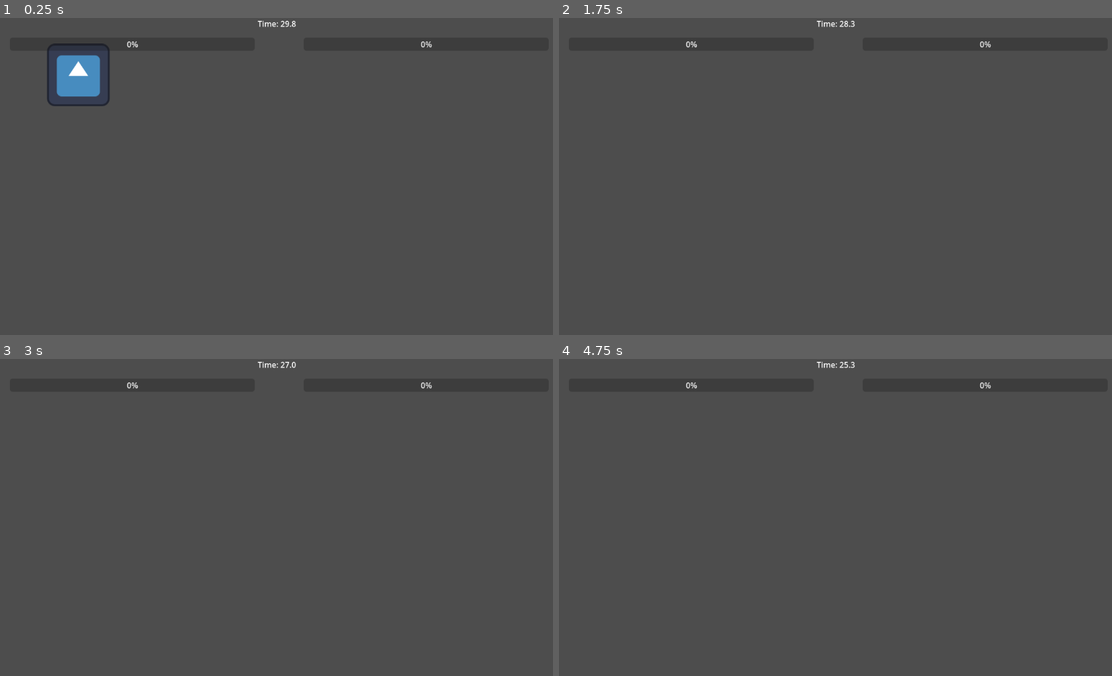
Above: before the commit, frames 1-4 (two rows, left to right).
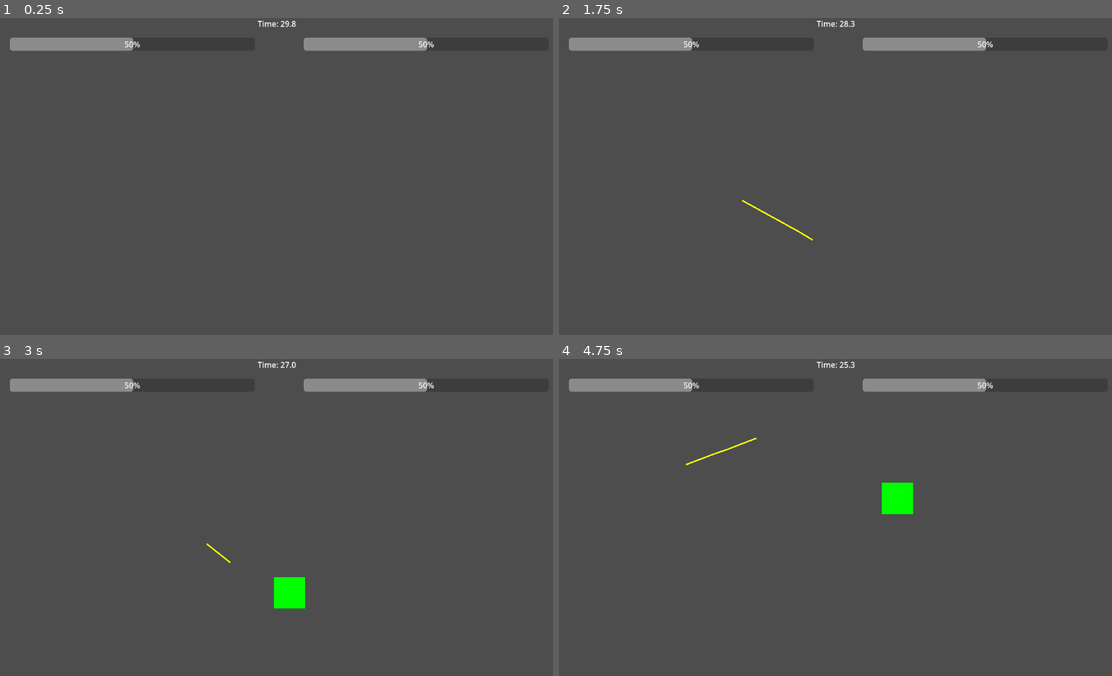
Above: after the commit, the same moments.

Repository: y1141335509/demo-01
Game: Godot game, scene res://main.tscn
Same seed, same stepped clock (60 frames per second), same inputs: the game is played once before the commit and once after it. The engine's default icon, where the game draws it, is replaced by a stand-in: a white triangle on a blue panel in a dark square.
Inputs (mouse positions are in pixels of both pictures, inside the frame that each line leads up to):
- Up to frame 1 (0.25 s): no input
- Up to frame 2 (1.75 s): move the mouse to (962, 160) at 0.52 s; click (962, 160) at 0.67 s; drag from (730, 192) to (813, 239) at 1.27 s
- Up to frame 3 (3 s): tap Enter at 2 s; move the mouse to (337, 447) at 2.02 s; click (337, 447) at 2.17 s; drag from (254, 580) to (110, 469) at 2.77 s
- Up to frame 4 (4.75 s): move the mouse to (1012, 565) at 3.52 s; click (1012, 565) at 3.67 s; drag from (669, 469) to (758, 438) at 4.27 s

The runs differ from the first frame. In frame 1, 3.1% of the frame differs, in the area x 1-79%, y 6-28%; in frame 2, 2.0%; in frame 3, 2.5%; in frame 4, 2.6%.

Commit message:
generated watermelons

Diff:
--- a/GameManager.gd
+++ b/GameManager.gd
@@ -4,36 +4,188 @@
 var sugar := 50
 var time_left := 30.0
 
-# @onready表示 delay the initialization of a variable until the node containing it is added to the scene tree.
-@onready var hunger_bar: ProgressBar = $"../UI/HungerBar"
-@onready var glucose_bar: ProgressBar = $"../UI/GlucoseBar"
-@onready var timer_label: Label = $"../UI/TimerLabel"
+# UI节点引用
+var hunger_bar: ProgressBar
+var glucose_bar: ProgressBar
+var timer_label: Label
+var watermelon_spawner: Node2D
 
-# Called when the node enters the scene tree for the first time.
 func _ready():
-	pass
+	print("GameManager starting...")
 
-# Called every frame. 'delta' is the elapsed time since the previous frame.
+	# 等一帧确保所有节点都已就绪
+	await get_tree().process_frame
+
+	# 设置节点引用
+	setup_nodes()
+
+	# 强制设置进度条范围
+	setup_progress_bars()
+
+	# 初始化UI
+	update_ui()
+
+	# 启动游戏
+	start_game()
+
+	# 测试进度条更新（5秒后测试）
+	await get_tree().create_timer(5.0).timeout
+	test_progress_bars()
+
+func test_progress_bars():
+	print("=== 测试进度条更新 ===")
+	hunger = 75
+	sugar = 25
+	update_ui()
+	print("测试完成：设置 hunger=75, sugar=25")
+
+func setup_progress_bars():
+	if hunger_bar and hunger_bar is ProgressBar:
+		hunger_bar.min_value = 0
+		hunger_bar.max_value = 100
+		hunger_bar.value = hunger
+		print("HungerBar setup: min=", hunger_bar.min_value, " max=", hunger_bar.max_value, " value=", hunger_bar.value)
+
+	if glucose_bar and glucose_bar is ProgressBar:
+		glucose_bar.min_value = 0
+		glucose_bar.max_value = 100
+		glucose_bar.value = sugar
+		print("GlucoseBar setup: min=", glucose_bar.min_value, " max=", glucose_bar.max_value, " value=", glucose_bar.value)
+
+func setup_nodes():
+	print("=== 开始查找节点 ===")
+	print("GameManager path: ", get_path())
+	print("所有根节点:")
+	var root = get_tree().root
+	for child in root.get_children():
+		print("  根节点: ", child.name, " (", child.get_class(), ")")
+		if child.name.to_lower().contains("main"):
+			print("    Main节点的子节点:")
+			for grandchild in child.get_children():
+				print("      - ", grandchild.name, " (", grandchild.get_class(), ")")
+				if grandchild.name.to_lower().contains("ui"):
+					print("        UI节点的子节点:")
+					for ui_child in grandchild.get_children():
+						print("          - ", ui_child.name, " (", ui_child.get_class(), ")")
+
+	# 尝试暴力搜索所有ProgressBar和Label
+	print("=== 暴力搜索UI节点 ===")
+	var all_progress_bars = []
+	var all_labels = []
+
+	find_nodes_recursive(get_tree().root, all_progress_bars, all_labels)
+
+	print("找到的ProgressBar数量: ", all_progress_bars.size())
+	for i in range(all_progress_bars.size()):
+		var bar = all_progress_bars[i]
+		print("  ProgressBar ", i, ": ", bar.get_path(), " value=", bar.value)
+		if i == 0:
+			hunger_bar = bar
+			print("    -> 分配为 HungerBar")
+		elif i == 1:
+			glucose_bar = bar
+			print("    -> 分配为 GlucoseBar")
+
+	print("找到的Label数量: ", all_labels.size())
+	for i in range(all_labels.size()):
+		var label = all_labels[i]
+		print("  Label ", i, ": ", label.get_path(), " text='", label.text, "'")
+		if i == 0:
+			timer_label = label
+			print("    -> 分配为 TimerLabel")
+
+	# 获取西瓜生成器
+	watermelon_spawner = get_node_or_null("../WatermelonSpawner")
+	if watermelon_spawner:
+		print("WatermelonSpawner found")
+	else:
+		print("Warning: WatermelonSpawner not found")
+
+func find_nodes_recursive(node: Node, progress_bars: Array, labels: Array):
+	if node is ProgressBar:
+		progress_bars.append(node)
+	elif node is Label:
+		labels.append(node)
+
+	for child in node.get_children():
+		find_nodes_recursive(child, progress_bars, labels)
+
+func start_game():
+	print("Starting game...")
+
+	# 启动西瓜生成器
+	if watermelon_spawner and watermelon_spawner.has_method("start_spawning"):
+		watermelon_spawner.start_spawning()
+		print("Watermelon spawner started")
+
 func _process(delta):
+	# 更新时间
 	time_left -= delta
-	timer_label.text = "Time: %.1f" % time_left
+
+	# 更新UI
+	if timer_label:
+		timer_label.text = "Time: %.1f" % time_left
+
+	# 检查游戏结束条件
 	if time_left <= 0:
 		game_over(true)
-	if hunger <= 0 or sugar >= 100:
+	elif hunger <= 0 or sugar >= 100:
 		game_over(false)
 
 func update_stats(h: int, s: int):
+	var old_hunger = hunger
+	var old_sugar = sugar
+
 	hunger += h
 	sugar += s
 	hunger = clamp(hunger, 0, 100)
 	sugar = clamp(sugar, 0, 100)
-	hunger_bar.value = hunger
-	glucose_bar.value = sugar
 
-func game_over(success):
-	# get_tree() 返回 SceneTree 这样一个 singleton instance，这样的 instance 只会在游戏的 runtime中出现一次
+	print("=== 数值更新 ===")
+	print("Hunger: ", old_hunger, " -> ", hunger, " (change: +", h, ")")
+	print("Sugar: ", old_sugar, " -> ", sugar, " (change: +", s, ")")
+	update_ui()
+
+func update_ui():
+	print("=== 更新UI ===")
+	print("Current values: Hunger=", hunger, " Sugar=", sugar)
+
+	if hunger_bar and is_instance_valid(hunger_bar):
+		var old_value = hunger_bar.value
+		hunger_bar.value = hunger
+		print("HungerBar: ", old_value, " -> ", hunger_bar.value, " (expected: ", hunger, ")")
+
+		# 强制刷新
+		hunger_bar.queue_redraw()
+	else:
+		print("HungerBar not available or invalid")
+
+	if glucose_bar and is_instance_valid(glucose_bar):
+		var old_value = glucose_bar.value
+		glucose_bar.value = sugar
+		print("GlucoseBar: ", old_value, " -> ", glucose_bar.value, " (expected: ", sugar, ")")
+
+		# 强制刷新
+		glucose_bar.queue_redraw()
+	else:
+		print("GlucoseBar not available or invalid")
+
+func game_over(success: bool):
+	print("Game Over!")
+
+	# 停止生成西瓜
+	if watermelon_spawner and watermelon_spawner.has_method("stop_spawning"):
+		watermelon_spawner.stop_spawning()
+
+	# 暂停游戏
 	get_tree().paused = true
+
 	if success:
-		print("通关啦！")
+		print("恭喜通关！")
 	else:
-		print("完蛋：代谢失衡")
+		if hunger <= 0:
+			print("游戏结束：饿死了")
+		elif sugar >= 100:
+			print("游戏结束：糖尿病了")
+		else:
+			print("游戏结束：时间到了")
--- a/PlayerSwipe.gd
+++ b/PlayerSwipe.gd
@@ -1,34 +1,104 @@
 extends Node2D
 
+var swipe_path = []
+var swipe_timer := 0.0
+var SWIPE_TIMEOUT := 0.5
+var is_swiping := false
 
-var swipe_path = []
-var swipe_timer := 0.0		# sets variable initial value and type
-var SWIPE_TIMEOUT := 0.2
+# 拖痕绘制相关
+var trail_points = []
+var trail_lifetime := 0.3
+
+func _ready():
+	print("PlayerSwipe ready")
 
 func _unhandled_input(event):
-	if event is InputEventScreenDrag or event is InputEventMouseMotion:
+	if event is InputEventMouseButton:
+		if event.button_index == MOUSE_BUTTON_LEFT:
+			if event.pressed:
+				is_swiping = true
+				swipe_path.clear()
+				trail_points.clear()
+				print("Started swiping")
+			else:
+				is_swiping = false
+				print("Stopped swiping")
+
+	elif event is InputEventMouseMotion and is_swiping:
 		swipe_timer = 0.0
 		swipe_path.append(event.position)
+
+		# 添加拖痕点 - 使用更简单的时间获取方式
+		var current_time = Time.get_time_dict_from_system()
+		var time_value = current_time.get("second", 0) + current_time.get("msec", 0) / 1000.0
+
+		trail_points.append({
+			"position": event.position,
+			"time": time_value
+		})
+
+		# 清理过老的拖痕点
+		var now = Time.get_time_dict_from_system()
+		var now_value = now.get("second", 0) + now.get("msec", 0) / 1000.0
+		trail_points = trail_points.filter(func(point): return now_value - point["time"] < trail_lifetime)
+
+		queue_redraw()  # 重绘拖痕
 		check_hit(event.position)
 
-# Called when the node enters the scene tree for the first time.
-func _ready():
-	add_to_group("cuttable") # Replace with function body.
-
-
-# Called every frame. 'delta' is the elapsed time since the previous frame.
 func _process(delta):
 	swipe_timer += delta
 	if swipe_timer > SWIPE_TIMEOUT:
 		swipe_path.clear()
+		trail_points.clear()
+		queue_redraw()
+
+func _draw():
+	# 绘制拖痕
+	if trail_points.size() > 1:
+		var current_time_dict = Time.get_time_dict_from_system()
+		var current_time = current_time_dict.get("second", 0) + current_time_dict.get("msec", 0) / 1000.0
+
+		for i in range(trail_points.size() - 1):
+			var point1 = trail_points[i]
+			var point2 = trail_points[i + 1]
+
+			# 根据时间计算透明度
+			var alpha = 1.0 - (current_time - point1["time"]) / trail_lifetime
+			alpha = clamp(alpha, 0.0, 1.0)
+
+			var color = Color.YELLOW
+			color.a = alpha
+
+			# 绘制线段
+			draw_line(point1["position"], point2["position"], color, 3.0)
 
 func check_hit(pos):
+	# 获取世界空间状态
 	var space_state = get_world_2d().direct_space_state
+
+	# 创建查询参数
 	var query = PhysicsPointQueryParameters2D.new()
 	query.position = pos
-	query.collision_mask = 1
+	query.collision_mask = 1  # 检查第1层
+	query.collide_with_areas = false
+	query.collide_with_bodies = true
 
-	var result = space_state.intersect_point(query)
-	for item in result:
-		if item.has("collider") and item.collider.has_method("slice"):
-			item.collider.slice()
+	# 执行查询
+	var results = space_state.intersect_point(query)
+
+	for result in results:
+		var body = result["collider"]
+		if body and body.is_in_group("cuttable"):
+			print("Hit cuttable object: ", body.name)
+			if body.has_method("slice"):
+				body.slice()
+				# 创建切割特效
+				create_slice_effect(pos)
+			break
+
+func create_slice_effect(pos):
+	# 创建切割特效粒子
+	print("Slice effect at: ", pos)
+
+	# 可以在这里添加粒子效果或者简单的视觉反馈
+	# 暂时用console输出作为反馈
--- a/Watermelon.gd
+++ b/Watermelon.gd
@@ -1,34 +1,58 @@
-extends RigidBody2D
+extends Node2D
 
-@export var hunger_value := 10		# make this varable configurable in Inspector
-@export var sugar_value := 15
+@export var watermelon_scene: PackedScene
+@onready var game_manager := $"../GameManager"
 
-# signal规定 节点之间的通信没有直接的依赖关系
-signal sliced(hunger: int, sugar: int)
-var cuttable := true
+var spawn_timer: Timer
+var is_spawning = false
 
 func _ready():
-	# 在游戏开始后，确保所有的西瓜都受到重力的影响
-	gravity_scale = 1.0
+	print("WatermelonSpawner ready")
 
-	# 设置碰撞层，确保可以被检测到
-	collision_layer = 1
-	collision_mask = 1
+	# Create and setup timer
+	spawn_timer = Timer.new()
+	add_child(spawn_timer)
+	spawn_timer.wait_time = 2.0
+	spawn_timer.timeout.connect(_on_timer_timeout)
 
-func slice():
-	if not cuttable:
+func start_spawning():
+	print("Starting watermelon spawning")
+	is_spawning = true
+	if spawn_timer:
+		spawn_timer.start()
+
+func stop_spawning():
+	print("Stopping watermelon spawning")
+	is_spawning = false
+	if spawn_timer:
+		spawn_timer.stop()
+
+func _on_timer_timeout():
+	if not is_spawning:
 		return
-	cuttable = false
-	# emit_signal 是用来忽略之前定义的signal的，用来触发相关的方法
-	emit_signal("sliced", hunger_value, sugar_value)
 
-	# 添加切开的视觉效果
-	modulate = Color.RED
+	print("Spawning watermelon...")
+	spawn_watermelon()
 
-	# 删除延迟，让玩家看到效果
-	var timer = Timer.new()
-	timer.wait_time = 0.2
-	timer.one_shot = true
-	timer.timeout.connect(queue_free)
-	queue_free()
-	timer.start()
+func spawn_watermelon():
+	if not watermelon_scene:
+		print("Error: No watermelon scene assigned")
+		return
+
+	if not game_manager:
+		print("Error: GameManager not found")
+		return
+
+	var watermelon = watermelon_scene.instantiate()
+
+	# Set random position
+	watermelon.position = Vector2(randf_range(100, 700), 600)
+	watermelon.linear_velocity = Vector2(randf_range(-100, 100), randf_range(-600, -400))
+
+	# Connect signal
+	watermelon.connect("sliced", Callable(game_manager, "update_stats"))
+
+	# Add to main scene (parent of this spawner)
+	get_parent().add_child(watermelon)
+
+	print("Watermelon spawned at: ", watermelon.position)
--- a/WatermelonSpawner.gd
+++ b/WatermelonSpawner.gd
@@ -1,52 +1,214 @@
 extends Node2D
 
-@export var watermelon_scene: PackedScene
-@onready var game_manager := $"../GameManager"
+var game_manager: Node
+var spawn_timer: Timer
+var is_spawning: bool = false
+
+func _ready():
+	print("WatermelonSpawner ready")
+
+	# 获取GameManager引用
+	game_manager = get_node("../GameManager")
+	if not game_manager:
+		print("Error: Cannot find GameManager")
+		return
+
+	# 创建定时器
+	spawn_timer = Timer.new()
+	spawn_timer.wait_time = 2.0
+	spawn_timer.timeout.connect(_on_timer_timeout)
+	add_child(spawn_timer)
+
+	print("WatermelonSpawner initialized successfully")
+
+func start_spawning():
+	print("Starting watermelon spawning")
+	is_spawning = true
+	spawn_timer.start()
+
+func stop_spawning():
+	print("Stopping watermelon spawning")
+	is_spawning = false
+	spawn_timer.stop()
 
 func _on_timer_timeout():
-	print("Timer触发，尝试生成西瓜...")
-
-	if watermelon_scene == null:
-		print("错误：Watermelon scene 未设置！")
+	if is_spawning:
+		spawn_watermelon()
+
+func spawn_watermelon():
+	# 创建西瓜根节点
+	var watermelon = RigidBody2D.new()
+	watermelon.name = "Watermelon"
+
+	# 设置物理属性
+	watermelon.gravity_scale = 0.8  # 适中的重力
+	watermelon.mass = 1.0
+	watermelon.linear_damp = 0.1  # 少量空气阻力
+
+	# 从屏幕底部开始，但给一个向上的初始速度让它能到达屏幕中央
+	var from_left = randf() > 0.5
+	var spawn_x: float
+	var spawn_y: float = 400  # 调整这个值：400=屏幕中央，300=偏上，500=偏下
+
+	if from_left:
+		spawn_x = -50  # 调整这个值让西瓜从更左边开始：-100=更远，0=屏幕边缘
+	else:
+		spawn_x = 850  # 调整这个值：900=更远，800=屏幕右边缘
+
+	watermelon.position = Vector2(spawn_x, spawn_y)
+
+	# 添加视觉组件
+	var sprite = Sprite2D.new()
+	var texture = ImageTexture.new()
+	var image = Image.create(64, 64, false, Image.FORMAT_RGB8)
+	image.fill(Color.GREEN)
+	texture.set_image(image)
+	sprite.texture = texture
+	watermelon.add_child(sprite)
+
+	# 添加碰撞形状
+	var collision = CollisionShape2D.new()
+	var shape = CircleShape2D.new()
+	shape.radius = 32
+	collision.shape = shape
+	watermelon.add_child(collision)
+
+	# 添加边界检测器（用于销毁屏幕外的西瓜）
+	var boundary_checker = Area2D.new()
+	boundary_checker.name = "BoundaryChecker"
+	var boundary_collision = CollisionShape2D.new()
+	var boundary_shape = CircleShape2D.new()
+	boundary_shape.radius = 35
+	boundary_collision.shape = boundary_shape
+	boundary_checker.add_child(boundary_collision)
+	watermelon.add_child(boundary_checker)
+
+	# 添加西瓜脚本
+	var script = GDScript.new()
+	script.source_code = """
+extends RigidBody2D
+
+@export var hunger_value := 10
+@export var sugar_value := 15
+
+signal sliced(hunger: int, sugar: int)
+var cuttable := true
+var lifetime := 0.0
+var max_lifetime := 10.0  # 10秒后自动销毁
+
+func _ready():
+	add_to_group("cuttable")
+	print("Watermelon ready at: ", position)
+
+func _process(delta):
+	lifetime += delta
+
+	# 检查是否超时或离开屏幕
+	if lifetime > max_lifetime or position.y > 700 or position.x < -100 or position.x > 900:
+		print("Watermelon destroyed (out of bounds or timeout)")
+		queue_free()
+
+func slice():
+	if not cuttable:
 		return
-
-	var wm = watermelon_scene.instantiate()
-
-	# 获取屏幕尺寸
-	var screen_size = get_viewport().get_visible_rect().size
-	print("屏幕尺寸：", screen_size)
-
-	# 从屏幕底部随机位置生成
-	var spawn_x = randf_range(50, screen_size.x - 50)
-	var spawn_y = screen_size.y + 50
-	wm.position = Vector2(spawn_x, spawn_y)
-
-	print("西瓜生成位置：", wm.position)
-
-	# 设置向上的初始速度
-	var velocity_x = randf_range(-150, 150)
-	var velocity_y = randf_range(-800, -500)
-	wm.linear_velocity = Vector2(velocity_x, velocity_y)
+	cuttable = false
+	emit_signal("sliced", hunger_value, sugar_value)
+	print("Watermelon sliced! Hunger: +", hunger_value, ", Sugar: +", sugar_value)
+
+	# 创建切开的两瓣效果
+	create_watermelon_halves()
+
+	# 隐藏原始西瓜
+	visible = false
+
+	# 1秒后清除
+	var timer = Timer.new()
+	timer.wait_time = 1.0
+	timer.one_shot = true
+	timer.timeout.connect(queue_free)
+	add_child(timer)
+	timer.start()
+
+func create_watermelon_halves():
+	# 创建左半边
+	var left_half = RigidBody2D.new()
+	left_half.position = position + Vector2(-20, 0)
+	left_half.gravity_scale = 0.5
+
+	var left_sprite = Sprite2D.new()
+	var left_texture = ImageTexture.new()
+	var left_image = Image.create(32, 64, false, Image.FORMAT_RGB8)
+	left_image.fill(Color.DARK_GREEN)
+	left_texture.set_image(left_image)
+	left_sprite.texture = left_texture
+	left_half.add_child(left_sprite)
+
+	var left_collision = CollisionShape2D.new()
+	var left_shape = RectangleShape2D.new()
+	left_shape.size = Vector2(32, 64)
+	left_collision.shape = left_shape
+	left_half.add_child(left_collision)
+
+	# 创建右半边
+	var right_half = RigidBody2D.new()
+	right_half.position = position + Vector2(20, 0)
+	right_half.gravity_scale = 0.5
+
+	var right_sprite = Sprite2D.new()
+	var right_texture = ImageTexture.new()
+	var right_image = Image.create(32, 64, false, Image.FORMAT_RGB8)
+	right_image.fill(Color.DARK_GREEN)
+	right_texture.set_image(right_image)
+	right_sprite.texture = right_texture
+	right_half.add_child(right_sprite)
+
+	var right_collision = CollisionShape2D.new()
+	var right_shape = RectangleShape2D.new()
+	right_shape.size = Vector2(32, 64)
+	right_collision.shape = right_shape
+	right_half.add_child(right_collision)
+
+	# 添加到场景
+	get_parent().add_child(left_half)
+	get_parent().add_child(right_half)
+
+	# 给两瓣加上分离的速度
+	left_half.linear_velocity = Vector2(-100, -50)
+	right_half.linear_velocity = Vector2(100, -50)
+
+	# 1.5秒后清除两瓣
+	var left_timer = Timer.new()
+	left_timer.wait_time = 1.5
+	left_timer.one_shot = true
+	left_timer.timeout.connect(left_half.queue_free)
+	left_half.add_child(left_timer)
+	left_timer.start()
+
+	var right_timer = Timer.new()
+	right_timer.wait_time = 1.5
+	right_timer.one_shot = true
+	right_timer.timeout.connect(right_half.queue_free)
+	right_half.add_child(right_timer)
+	right_timer.start()
+"""
+	watermelon.set_script(script)
 
 	# 连接信号
-	if game_manager != null:
-		wm.connect("sliced", Callable(game_manager, "update_stats"))
-		print("信号连接成功")
-
-	add_child(wm)
-	print("西瓜添加到场景")
-
-func _ready():
-	print("WatermelonSpawner初始化...")
-	if has_node("Timer"):
-		$Timer.connect("timeout", Callable(self, "_on_timer_timeout"))
-		$Timer.wait_time = 2.0
-		$Timer.start()
-		print("Timer启动成功")
+	watermelon.connect("sliced", Callable(game_manager, "update_stats"))
+
+	# 添加到场景
+	get_parent().add_child(watermelon)
+
+	# 计算抛射速度 - 确保西瓜能到达屏幕中央区域
+	var launch_velocity: Vector2
+
+	if from_left:
+		# 从左边抛向屏幕中央偏右，向上的速度要足够大
+		launch_velocity = Vector2(randf_range(200, 300), randf_range(-500, -300))
 	else:
-		print("错误：找不到Timer子节点！")
-
-
-# Called every frame. 'delta' is the elapsed time since the previous frame.
-func _process(delta):
-	pass
+		# 从右边抛向屏幕中央偏左，向上的速度要足够大
+		launch_velocity = Vector2(randf_range(-300, -200), randf_range(-500, -300))
+
+	watermelon.linear_velocity = launch_velocity
+
+	print("Watermelon launched from: ", watermelon.position, " with velocity: ", launch_velocity)
--- a/main.tscn
+++ b/main.tscn
@@ -1,11 +1,10 @@
-[gd_scene load_steps=8 format=3 uid="uid://bja3k5auq7iyd"]
+[gd_scene load_steps=7 format=3 uid="uid://bja3k5auq7iyd"]
 
 [ext_resource type="Script" path="res://GameManager.gd" id="1_sxskj"]
 [ext_resource type="Script" path="res://PlayerSwipe.gd" id="2_fqaf4"]
 [ext_resource type="Script" path="res://WatermelonSpawner.gd" id="3_v5ovr"]
-[ext_resource type="PackedScene" uid="uid://d3wb82kpgacr1" path="res://Watermelon.tscn" id="4_2vdqe"]
 [ext_resource type="Script" path="res://Watermelon.gd" id="5_kc52n"]
-[ext_resource type="Texture2D" uid="uid://dlrw2yjddsrmr" path="res://icon.svg" id="6_liait"]
+[ext_resource type="Texture2D" uid="uid://d1wxwa80hwdw6" path="res://watermelon.png" id="6_27xh6"]
 
 [sub_resource type="CircleShape2D" id="CircleShape2D_lt8re"]
 radius = 15.7
@@ -23,7 +22,6 @@
 
 [node name="WatermelonSpawner" type="Node2D" parent="."]
 script = ExtResource("3_v5ovr")
-watermelon_scene = ExtResource("4_2vdqe")
 
 [node name="UI" type="CanvasLayer" parent="."]
 
@@ -59,11 +57,11 @@
 [node name="Background" type="Sprite2D" parent="."]
 
 [node name="Watermelon" type="RigidBody2D" parent="."]
-position = Vector2(160, 88)
+position = Vector2(-96, 72)
 script = ExtResource("5_kc52n")
 
 [node name="Sprite2D" type="Sprite2D" parent="Watermelon"]
-texture = ExtResource("6_liait")
+texture = ExtResource("6_27xh6")
 
 [node name="CollisionShape2D" type="CollisionShape2D" parent="Watermelon"]
 shape = SubResource("CircleShape2D_lt8re")
